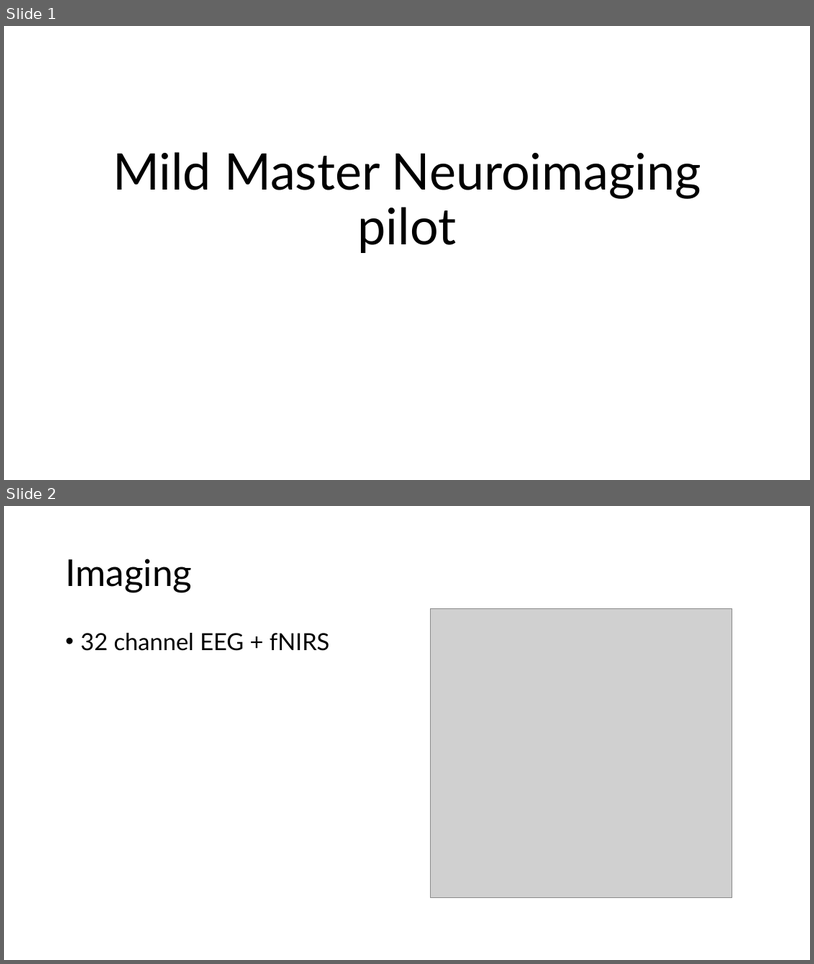
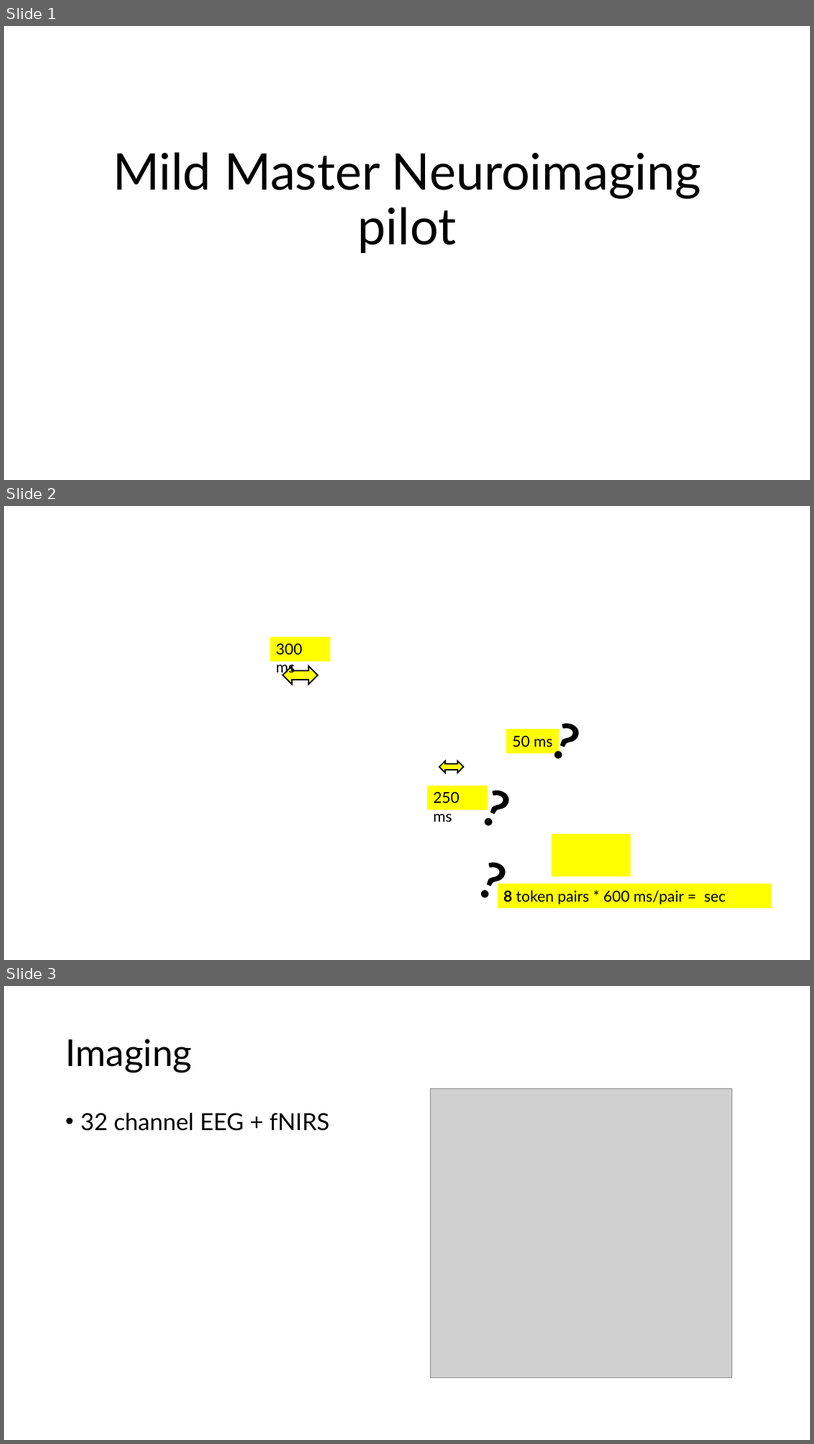
Before and after one commit to brichard28/MILD-Master, a slide deck: mild_master_neuroimaging_pilot.pptx. Shown one above the other, each under a label of ours: slides 1 and 2 before the commit, slides 1, 2 and 3 after it. The pictures are 814x964 and 814x1444 pixels, drawn with LibreOffice and Linux fonts; fonts in the diff are those of the drawing; grey boxes stand for pictures; background and template pictures are left out. Boxes give left, top, right and bottom in pixels: in the first picture for what was removed or moved away, otherwise in the second. Text is boxed around its words. In the diff, an @@ line names an element or a change of style, - is before the commit and + after.

```diff
--- a/mild_master_neuroimaging_pilot.pptx
+++ b/mild_master_neuroimaging_pilot.pptx
@@ slide 2 added at (x1=4, y1=506, x2=810, y2=960), background picture (left out) @@
@@ rectangle added at (x1=270, y1=636, x2=331, y2=661), fill #FFFF00, 18 pt, text #000000 @@
+300 ms
@@ left right arrow added at (x1=283, y1=666, x2=318, y2=684), fill #FFFF00, outline #000000 1.5 pt @@
@@ text added at (x1=538, y1=703, x2=599, y2=780), 60 pt, text #000000, bold @@
+?
@@ rectangle added at (x1=507, y1=728, x2=559, y2=753), fill #FFFF00, 18 pt, text #000000 @@
+50 ms
@@ left right arrow added at (x1=440, y1=761, x2=464, y2=773), fill #FFFF00, outline #000000 1.5 pt @@
@@ rectangle added at (x1=427, y1=785, x2=488, y2=810), fill #FFFF00, 18 pt, text #000000 @@
+250 ms
@@ text added at (x1=467, y1=770, x2=530, y2=847), 60 pt, text #000000, bold @@
+?
@@ text added at (x1=463, y1=842, x2=525, y2=919), 60 pt, text #000000, bold @@
+?
@@ rectangle added at (x1=552, y1=834, x2=631, y2=876), fill #FFFF00 @@
@@ rectangle added at (x1=498, y1=883, x2=772, y2=908), fill #FFFF00, 18 pt, text #000000 @@
+8 token pairs * 600 ms/pair = sec
@@ what was slide 2 is now slide 3 @@
```
Also in this commit, not shown: 2 slides changed, 9 other slides added, 5 slides removed, 7 other files.
